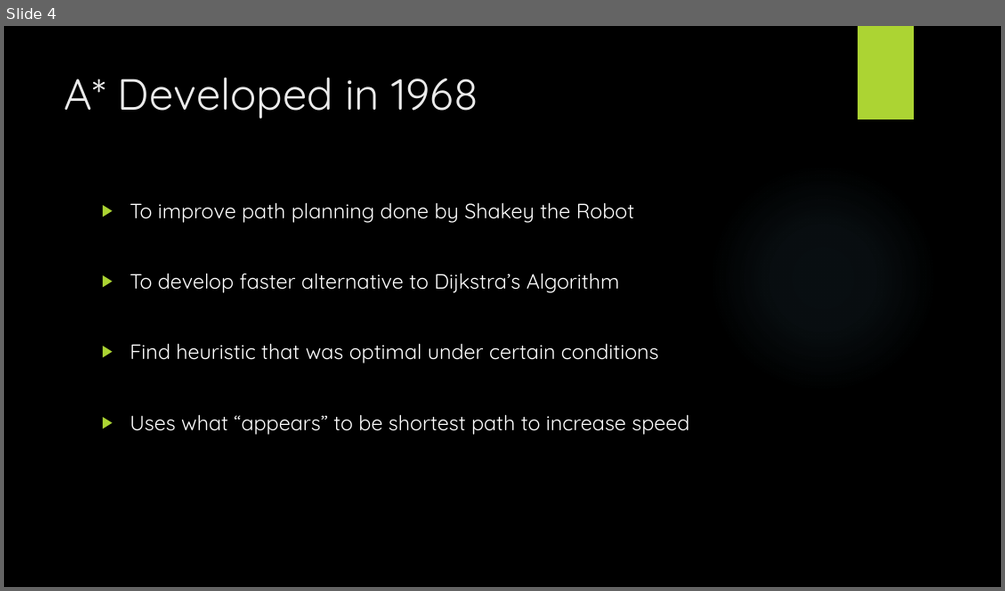
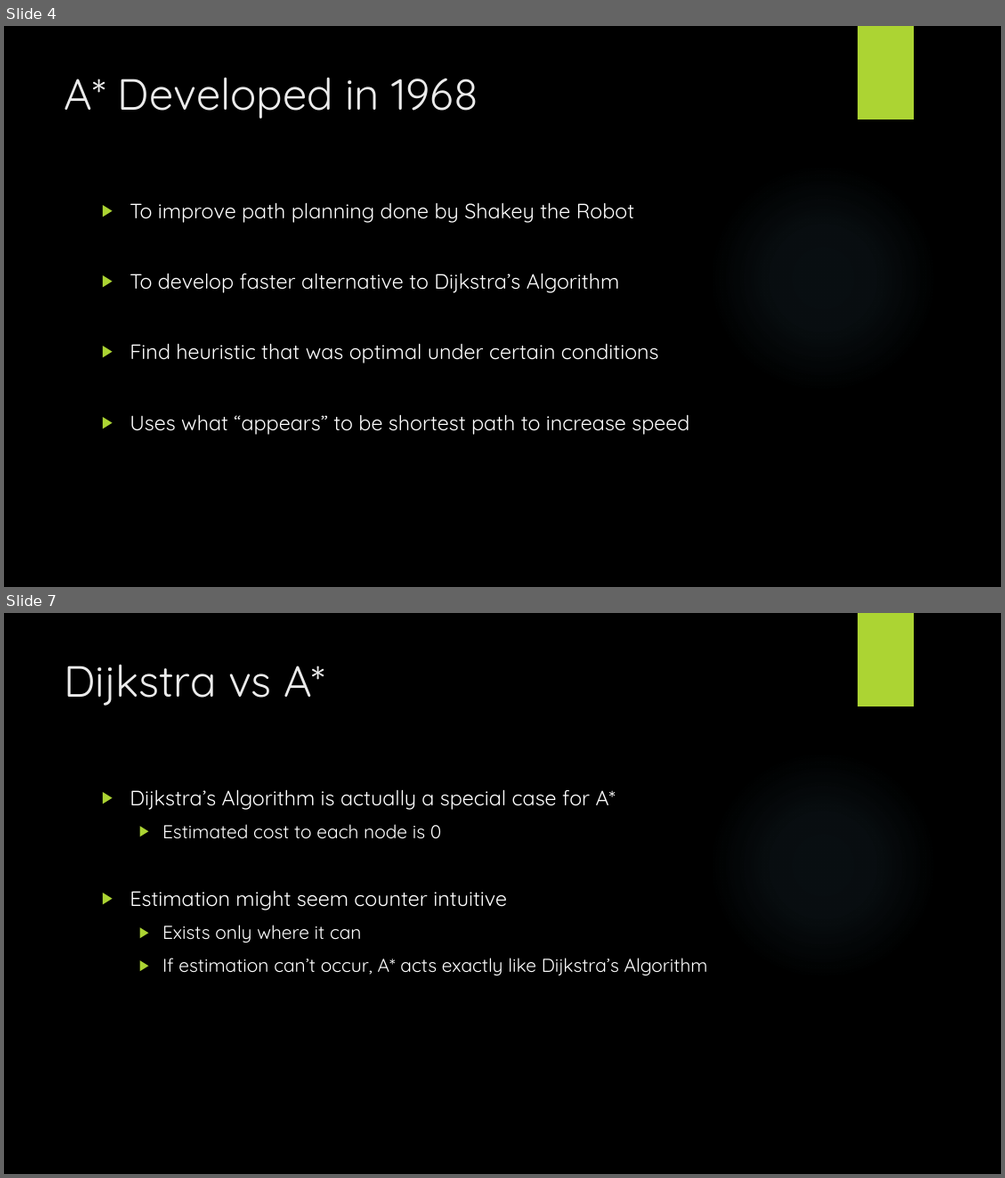
Before and after one commit to StevenPG/GraphTheoryProject2016, a slide deck: Documents/GraphTheoryPresentation.pptx. Shown one above the other, each under a label of ours: slide 4 before the commit, slides 4 and 7 after it; the slides between them are not shown. The pictures are 1005x591 and 1005x1178 pixels, drawn with LibreOffice and Linux fonts; fonts in the diff are those of the drawing; background and template pictures are left out. Boxes give left, top, right and bottom in pixels: in the first picture for what was removed or moved away, otherwise in the second. Text is boxed around its words. In the diff, an @@ line names an element or a change of style, - is before the commit and + after.

```diff
--- a/Documents/GraphTheoryPresentation.pptx
+++ b/Documents/GraphTheoryPresentation.pptx
@@ slide 7 added at box(4, 613, 1001, 1174), background picture (left out); not listed: 2 template elements that a slide beside it also shows @@
@@ title added at box(65, 664, 325, 706), 42 pt, text #EBEBEB @@
+Dijkstra vs A*
@@ text added at box(129, 789, 708, 976), 18 pt, text #FFFFFF @@
+▶ Dijkstra’s Algorithm is actually a special case for A*
+  ▶ Estimated cost to each node is 0
+▶ Estimation might seem counter intuitive
+  ▶ Exists only where it can
+  ▶ If estimation can’t occur, A* acts exactly like Dijkstra’s Algorithm
```
Also in this commit, not shown: 2 slides changed, 6 other slides added, 2 other files.
